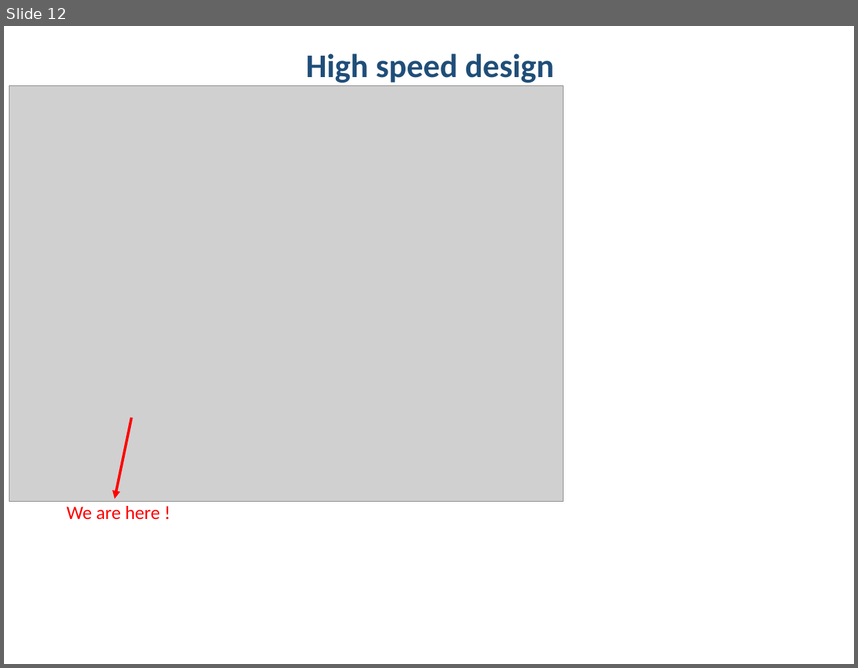
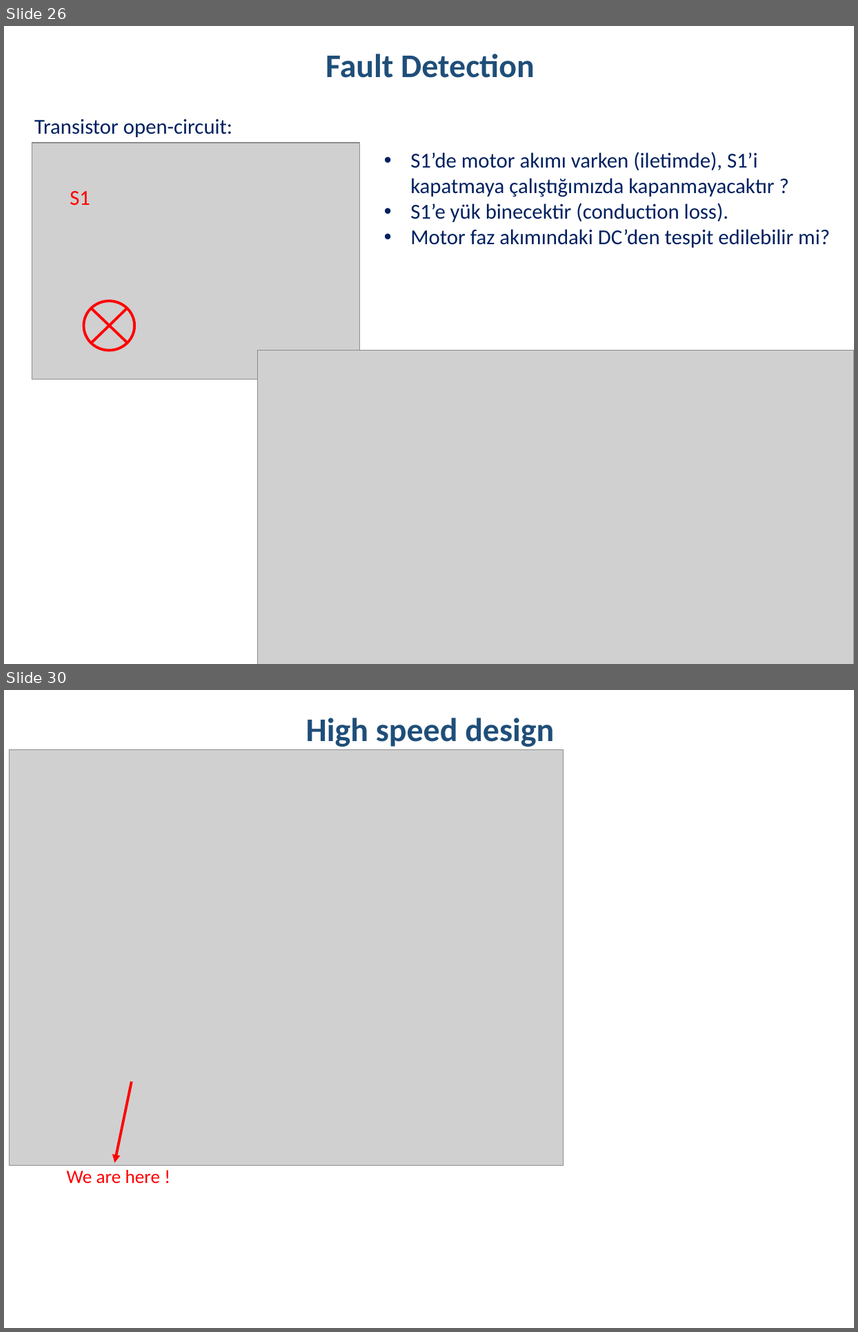
Before and after one commit to hakanpolat/IMMD, a slide deck: Literature/immd_ver2_research.pptx. Shown one above the other, each under a label of ours: slide 12 before the commit, slides 26 and 30 after it; the slides between them are not shown. The pictures are 858x668 and 858x1332 pixels, drawn with LibreOffice and Linux fonts; fonts in the diff are those of the drawing; grey boxes stand for pictures. Boxes give left, top, right and bottom in pixels: in the first picture for what was removed or moved away, otherwise in the second. Text is boxed around its words. In the diff, an @@ line names an element or a change of style, - is before the commit and + after.

Commit message:
Fault tolerant drives üzerine.

```diff
--- a/Literature/immd_ver2_research.pptx
+++ b/Literature/immd_ver2_research.pptx
@@ slide 26 added at [4,26,854,664], background #FFFFFF @@
@@ text added at [326,54,534,78], 28 pt, text #1F4E79, bold @@
+Fault Detection
@@ text added at [34,119,232,137], 18 pt, text #002060 @@
+Transistor open-circuit:
@@ picture added at [32,143,360,379] @@
@@ text added at [410,152,830,247], 18 pt, text #002060 @@
+• S1’de motor akımı varken (iletimde), S1’i kapatmaya çalıştığımızda kapanmayacaktır ?
+• S1’e yük binecektir (conduction loss).
+• Motor faz akımındaki DC’den tespit edilebilir mi?
@@ text added at [70,191,90,205], 18 pt, text #FF0000 @@
+S1
@@ ellipse added at [84,301,135,350], outline #FF0000 2.25 pt @@
@@ line added from (128, 308) to (92, 343), #FF0000 2.25 pt @@
@@ line added from (128, 342) to (92, 308), #FF0000 2.25 pt @@
@@ picture added at [257,350,854,664] @@
@@ what was slide 12 is now slide 30 @@
```
Also in this commit, not shown: 13 slides changed, 20 other slides added, 2 slides removed, 4 other files.
